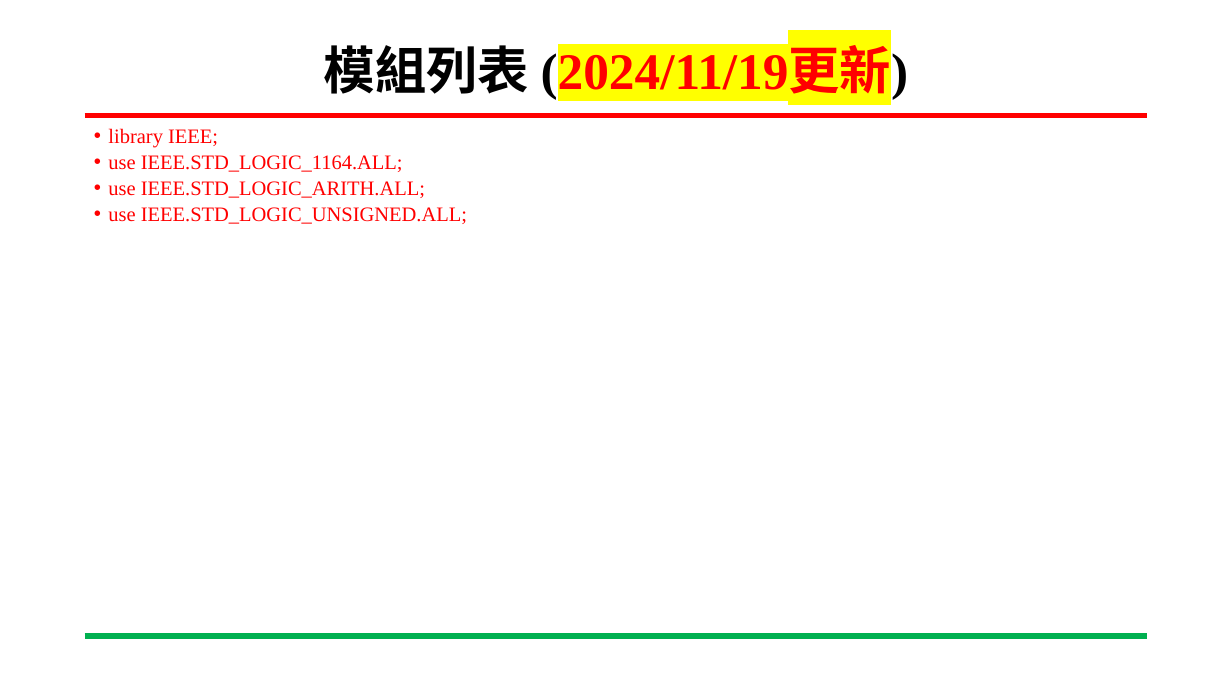
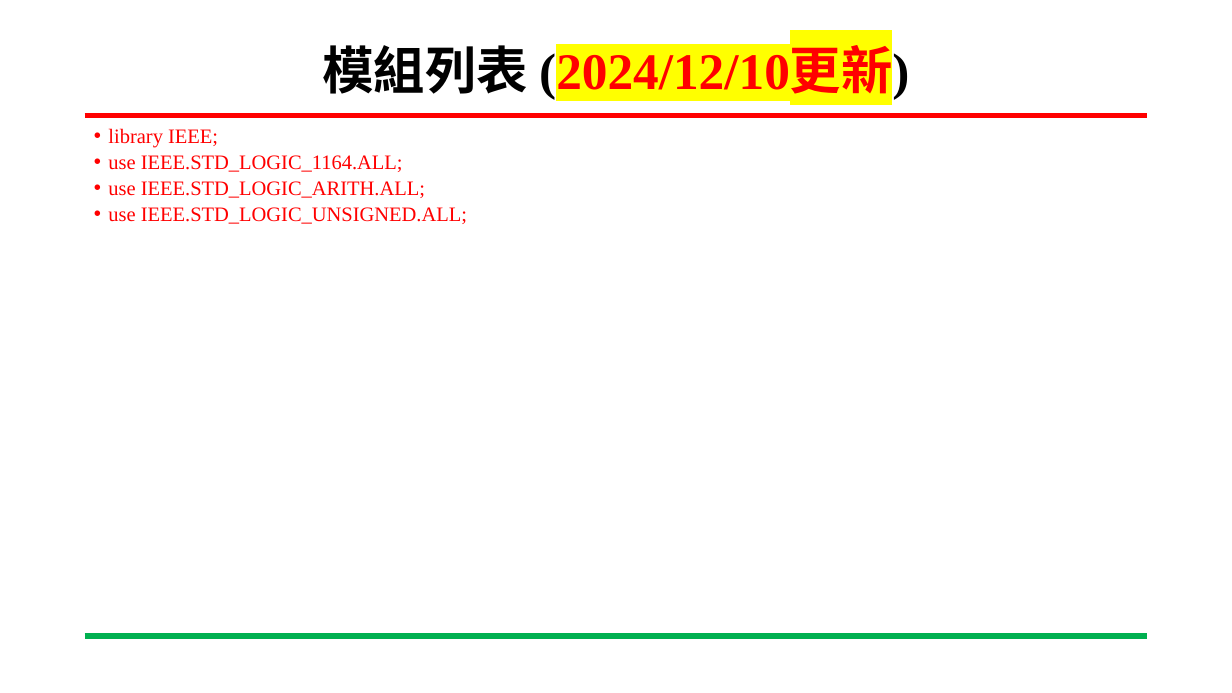
Before and after one commit to xuanaka/SoC_lab, a slide deck: slide 6 of 專案進度報告.pptx. Drawn at 1232x693 pixels with LibreOffice and Linux fonts; fonts in the diff are those of the drawing; background and template pictures are left out. Boxes give left, top, right and bottom in pixels: in the first picture for what was removed or moved away, otherwise in the second. Text is boxed around its words. In the diff, an @@ line names an element or a change of style, - is before the commit and + after.

```diff
--- a/專案進度報告.pptx
+++ b/專案進度報告.pptx
@@ title at [322,45,909,100]: text changed @@
-模組列表 (2024/11/19更新)
+模組列表 (2024/12/10更新)
```
Also in this commit, not shown: 12 other slides changed, 2 slides removed.
